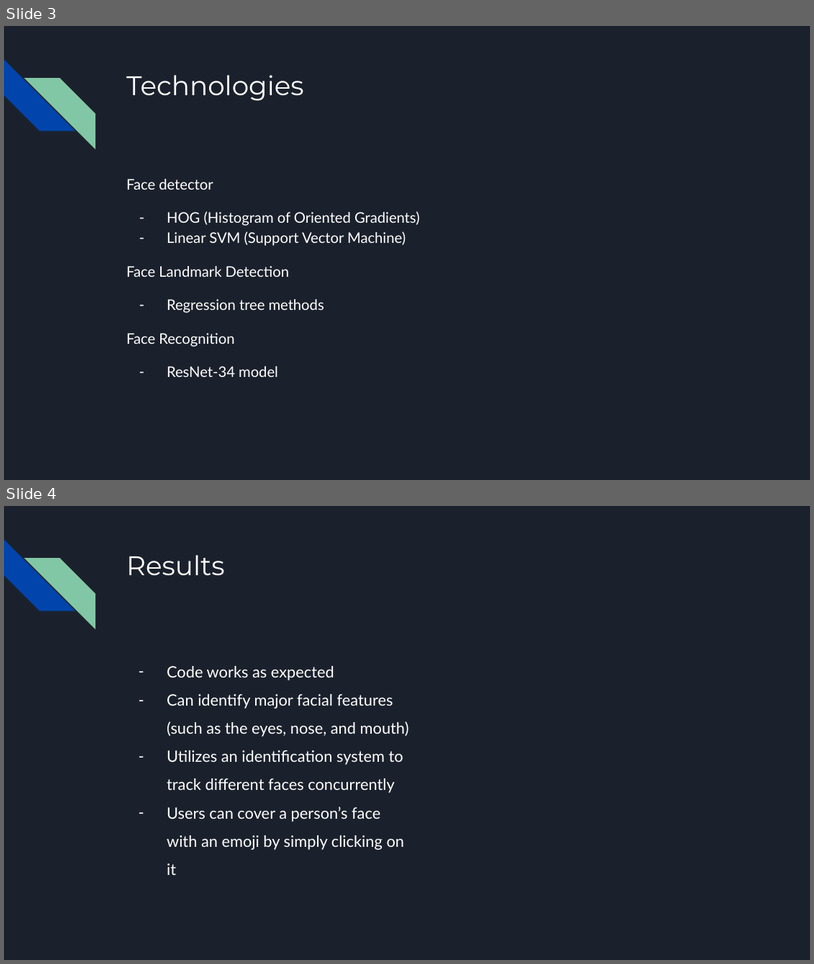
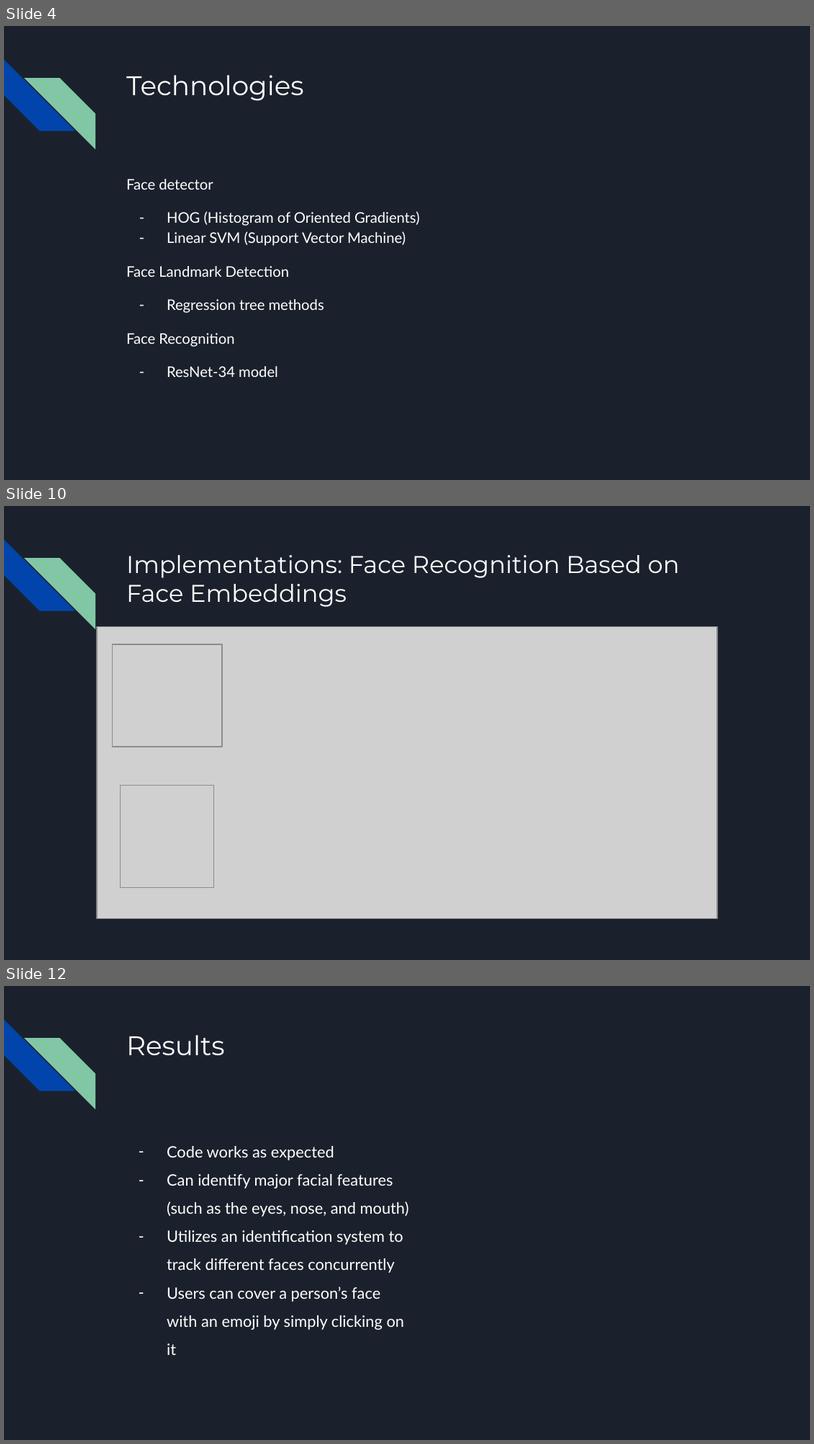
Before and after one commit to junjinyong/ISP2023, a slide deck: ISP Final Project.pptx. Shown one above the other, each under a label of ours: slides 3 and 4 before the commit, slides 4, 10 and 12 after it; the slides between them are not shown. The pictures are 814x964 and 814x1444 pixels, drawn with LibreOffice and Linux fonts; fonts in the diff are those of the drawing; grey boxes stand for pictures. Boxes give left, top, right and bottom in pixels: in the first picture for what was removed or moved away, otherwise in the second. Text is boxed around its words. In the diff, an @@ line names an element or a change of style, - is before the commit and + after.

```diff
--- a/ISP Final Project.pptx
+++ b/ISP Final Project.pptx
@@ slide 10 added at (4, 506, 810, 960), background #1B212C; not listed: 2 template elements that a slide beside it also shows @@
@@ title added at (126, 555, 680, 607), 21.6 pt, text #FFFFFF @@
+Implementations: Face Recognition Based on Face Embeddings
@@ picture added at (97, 627, 718, 918) @@
@@ picture added at (112, 644, 221, 746) @@
@@ picture added at (120, 785, 214, 888) @@
@@ what was slide 3 is now slide 4 @@
@@ what was slide 4 is now slide 12 @@
```
Also in this commit, not shown: 1 slide changed, 7 other slides added.
